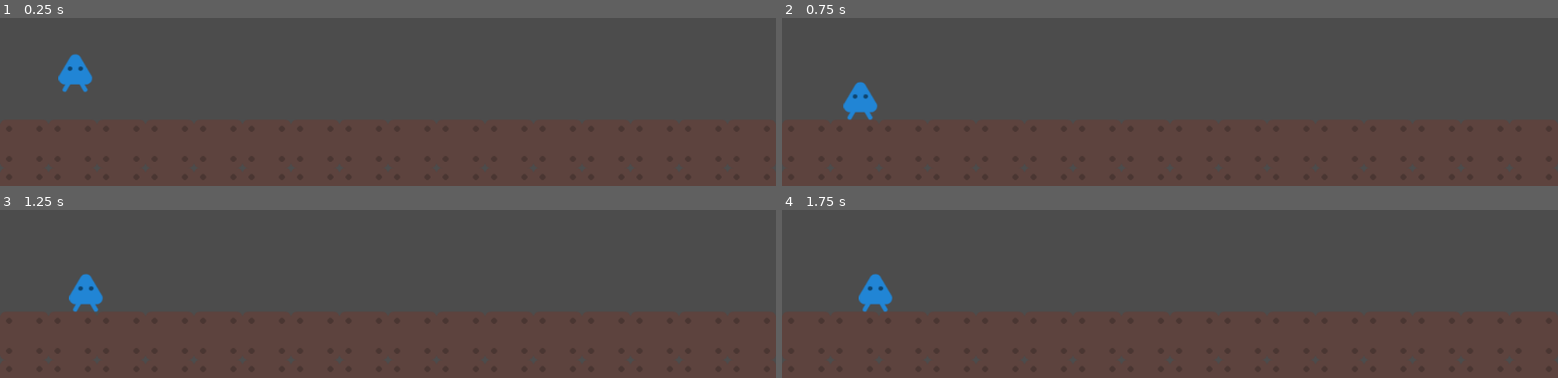
Above: before the commit, frames 1-4 (two rows, left to right).
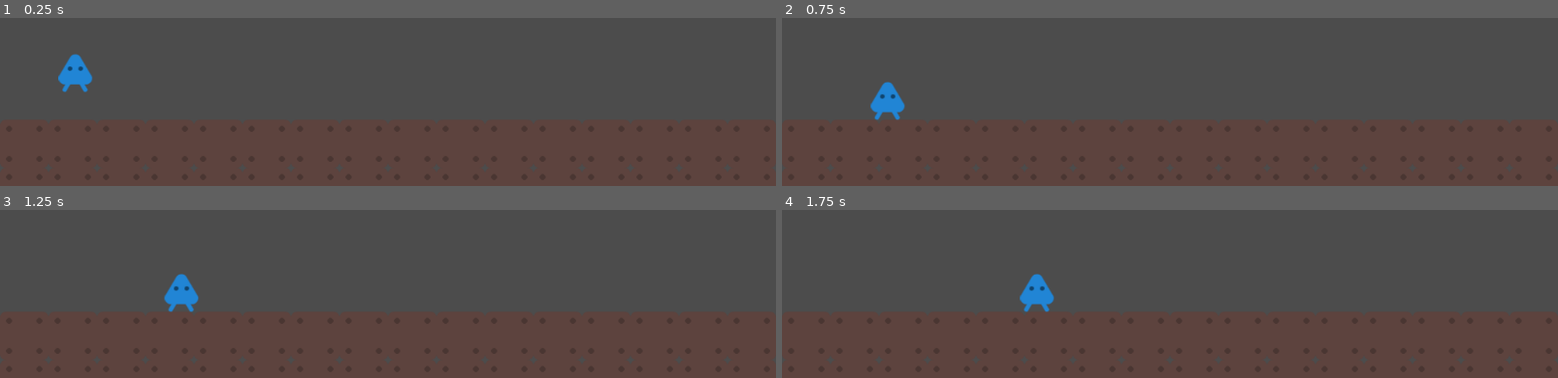
Above: after the commit, the same moments.

Repository: OfficialThomas/CMPM-171-GROUP-20
Game: Godot game, scene res://Basic.tscn
Two runs of this game, one before a commit and one after it. Both use one fixed random seed, a clock stepped at 60 frames per second and the inputs below.
Inputs:
- Up to frame 1 (0.25 s): no input
- Up to frame 2 (0.75 s): hold D (right) from 0.53 s (still down)
- Up to frame 3 (1.25 s): keep holding D (right); tap W (up) at 0.77 s
- Up to frame 4 (1.75 s): keep holding D (right); tap W (up) at 1.52 s

Frame 1 is identical in both runs. In frame 2, 1.2% of the frame differs, in the area x 7-16%, y 37-61%; in frame 3, 1.3%, in the area x 8-26%, y 37-61%; in frame 4, 1.3%.

Commit message:
fixed gravity issues

Diff:
--- a/Narrative Game CMPM 171/KinematicBody2D.gd
+++ b/Narrative Game CMPM 171/KinematicBody2D.gd
@@ -1,6 +1,10 @@
 extends KinematicBody2D
 
-# https://docs.godotengine.org/en/stable/tutorials/2d/2d_movement.html
+"""
+Works Cited:
+https://docs.godotengine.org/en/stable/tutorials/2d/2d_movement.html
+chrome-extension://efaidnbmnnnibpcajpcglclefindmkaj/https://staffwww.fullcoll.edu/dcraig/gameprog/godot%20lecture%202.pdf
+"""
 
 const GRAVITY = 10
 
@@ -24,9 +28,11 @@
 
 	# positive is down in a 2d canvas space
 	velocity.y += GRAVITY
-
+	if is_on_floor():
+		velocity.y = 0
+	# must normalize velocity so player moves smoothly
 	velocity = velocity.normalized() * speed
 
 func _physics_process(delta):
 	get_input()
-	velocity = move_and_slide(velocity)
+	velocity = move_and_slide(velocity, Vector2(0, -1))
